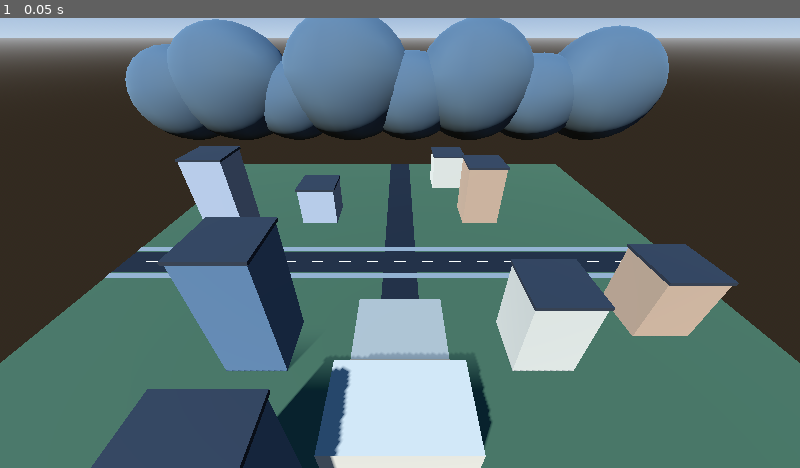
Above: before the commit, frame 1.
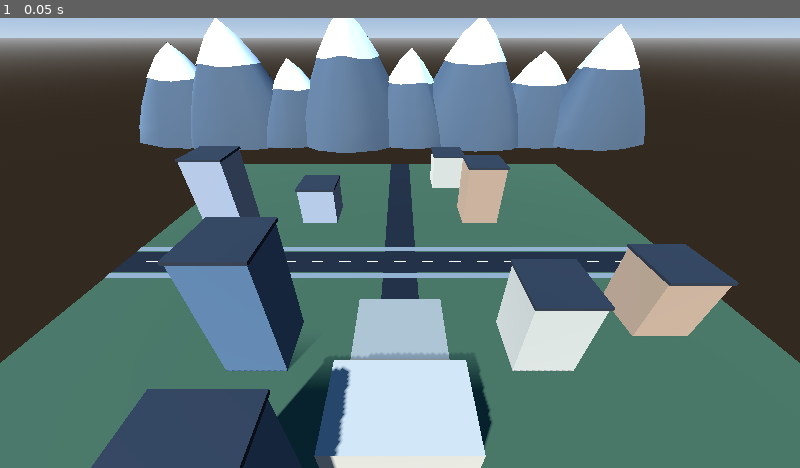
Above: after the commit, the same moment.

Repository: azataycan/AZA-RP
Game: Godot game, scene res://scenes/AZA_CITY.tscn
Two runs of this game, one before a commit and one after it. Both use one fixed random seed, a clock stepped at 60 frames per second and the inputs below.
Inputs:
- Up to frame 1 (0.05 s): no input

The runs differ from the first frame. In frame 1, 13% of the frame differs, in the area x 15-84%, y 0-30%.

Commit message:
Refactor mountain mesh creation and materials
Refactor mountain creation logic to use a new mesh building function and adjust material properties.

Diff:
--- a/scripts/AZA_CITY.gd
+++ b/scripts/AZA_CITY.gd
@@ -119,9 +119,16 @@
         )
 
 
+
+const MOUNTAIN_HEIGHTS = [0.0, 0.18, 0.40, 0.66, 0.86]
+const MOUNTAIN_SCALES = [1.0, 0.90, 0.73, 0.48, 0.24]
+
 func create_mountains():
-    var rock = material(Color(0.32, 0.39, 0.42))
-    var snow = material(Color(0.83, 0.87, 0.90))
+    var rock = material(Color(0.32, 0.37, 0.40))
+    var snow = material(Color(0.85, 0.88, 0.91))
+
+    rock.cull_mode = BaseMaterial3D.CULL_DISABLED
+    snow.cull_mode = BaseMaterial3D.CULL_DISABLED
 
     var peaks = [
         Vector4(-190, 76, 45, 32),
@@ -139,31 +146,114 @@
 
         var mountain = MeshInstance3D.new()
         mountain.name = "Mountain_" + str(i)
-
-        var mesh = SphereMesh.new()
-        mesh.radius = 1.0
-        mesh.height = 2.0
-        mesh.radial_segments = 24
-        mesh.rings = 12
-
-        mountain.mesh = mesh
-        mountain.scale = Vector3(p.z, p.y / 2.0, p.w)
-        mountain.position = Vector3(p.x, p.y / 2.0, -190)
+        mountain.mesh = build_mountain_mesh(
+            p.y, p.z, p.w, i, false
+        )
         mountain.material_override = rock
+        mountain.position = Vector3(p.x, 0, -190)
         add_child(mountain)
 
         var snowcap = MeshInstance3D.new()
-        snowcap.name = "Snow_" + str(i)
-
-        var cap_mesh = SphereMesh.new()
-        cap_mesh.radial_segments = 16
-        cap_mesh.rings = 8
-
-        snowcap.mesh = cap_mesh
-        snowcap.scale = Vector3(p.z * 0.25, p.y * 0.12, p.w * 0.25)
-        snowcap.position = Vector3(p.x, p.y * 0.83, -190)
+        snowcap.name = "SnowCap_" + str(i)
+        snowcap.mesh = build_mountain_mesh(
+            p.y, p.z, p.w, i, true
+        )
         snowcap.material_override = snow
+        snowcap.position = Vector3(p.x, 0.6, -190)
         add_child(snowcap)
+
+
+func build_mountain_mesh(
+    height: float,
+    radius_x: float,
+    radius_z: float,
+    seed: int,
+    snow_only: bool
+) -> ArrayMesh:
+
+    var st = SurfaceTool.new()
+    st.begin(Mesh.PRIMITIVE_TRIANGLES)
+
+    var segments = 12
+
+    for ring in range(5):
+        if snow_only and ring < 3:
+            continue
+
+        for segment in range(segments):
+            var next_segment = (segment + 1) % segments
+
+            var a = mountain_point(
+                height, radius_x, radius_z,
+                seed, ring, segment, snow_only
+            )
+
+            var b = mountain_point(
+                height, radius_x, radius_z,
+                seed, ring, next_segment, snow_only
+            )
+
+            if ring == 4:
+                var peak = Vector3(0, height, 0)
+                if snow_only:
+                    peak.y += 0.6
+
+                st.add_vertex(a)
+                st.add_vertex(peak)
+                st.add_vertex(b)
+            else:
+                var c = mountain_point(
+                    height, radius_x, radius_z,
+                    seed, ring + 1, segment, snow_only
+                )
+
+                var d = mountain_point(
+                    height, radius_x, radius_z,
+                    seed, ring + 1, next_segment, snow_only
+                )
+
+                st.add_vertex(a)
+                st.add_vertex(c)
+                st.add_vertex(b)
+
+                st.add_vertex(b)
+                st.add_vertex(c)
+                st.add_vertex(d)
+
+    st.generate_normals()
+    return st.commit()
+
+
+func mountain_point(
+    height: float,
+    radius_x: float,
+    radius_z: float,
+    seed: int,
+    ring: int,
+    segment: int,
+    snow_only: bool
+) -> Vector3:
+
+    var angle = TAU * float(segment) / 12.0
+
+    var variation = 1.0 \
+        + 0.13 * sin(angle * 3.0 + float(seed)) \
+        + 0.07 * cos(angle * 5.0 + float(seed) * 1.7)
+
+    var radius = MOUNTAIN_SCALES[ring] * variation
+
+    var y = MOUNTAIN_HEIGHTS[ring] * height \
+        + 0.10 * height * (variation - 1.0)
+
+    if snow_only:
+        radius *= 1.02
+        y += 0.35
+
+    return Vector3(
+        cos(angle) * radius_x * radius,
+        y,
+        sin(angle) * radius_z * radius
+    )
 
 
 func create_city_plaza():
